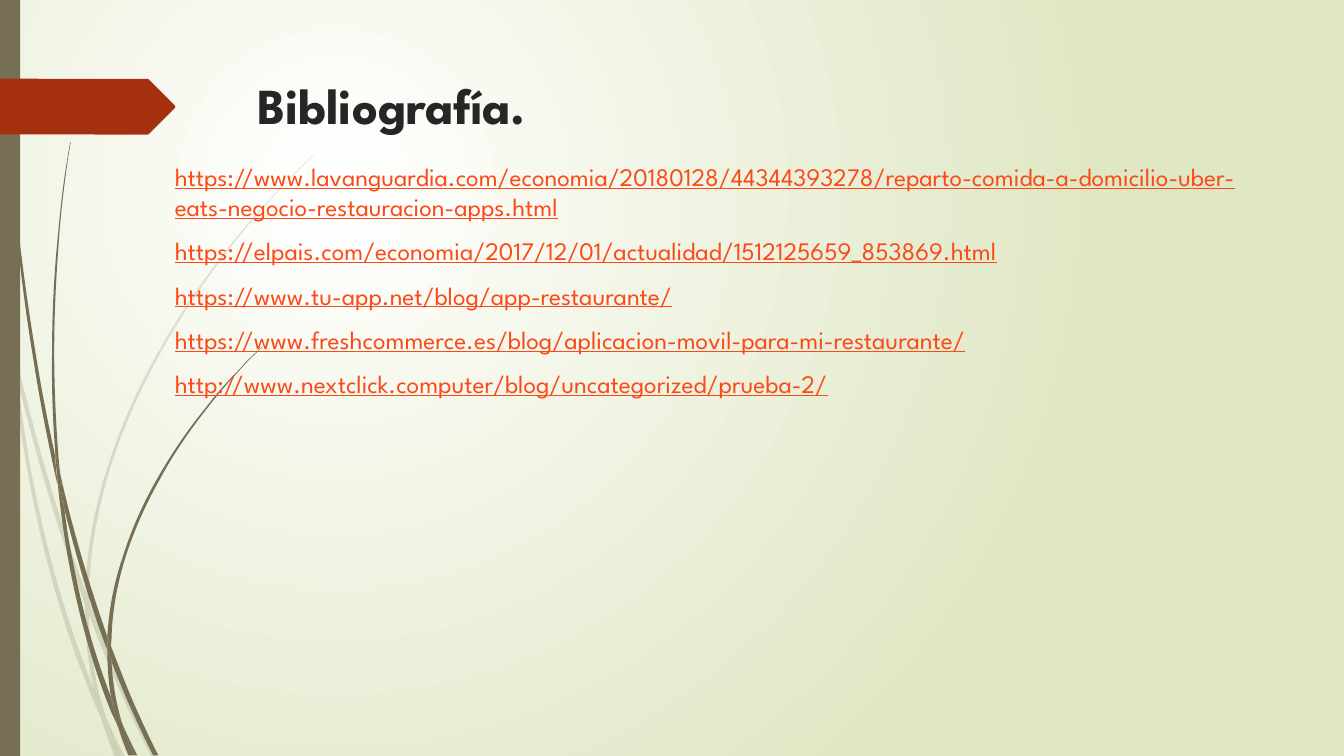
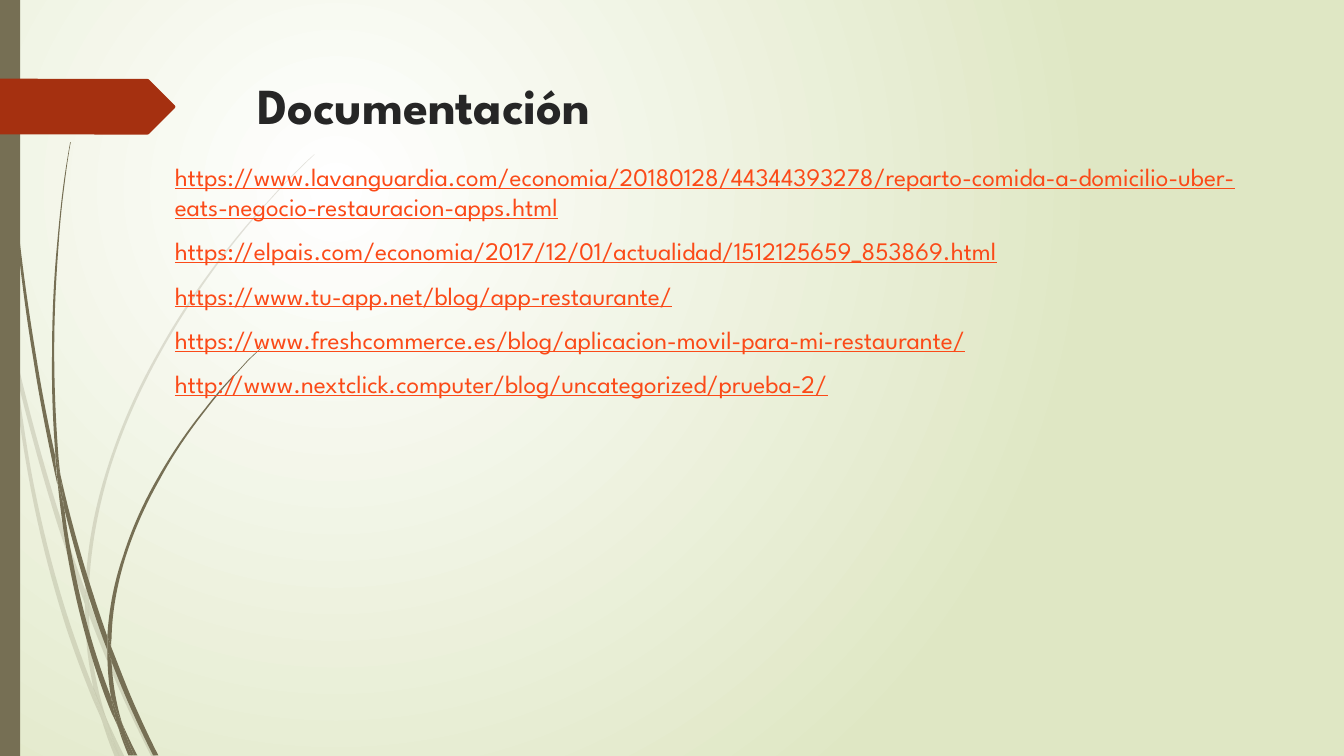
Before and after one commit to ALJ00/App_Restaurante_La_Fragua, a slide deck: slide 23 of Presentacion/PresentacionAppRestLaFragua.pptx. Drawn at 1344x756 pixels with LibreOffice and Linux fonts; fonts in the diff are those of the drawing. Boxes give left, top, right and bottom in pixels: in the first picture for what was removed or moved away, otherwise in the second. Text is boxed around its words. In the diff, an @@ line names an element or a change of style, - is before the commit and + after.

```diff
--- a/Presentacion/PresentacionAppRestLaFragua.pptx
+++ b/Presentacion/PresentacionAppRestLaFragua.pptx
@@ title at <box>257,90,590,125</box>: text changed @@
-Bibliografía.
+Documentación
```
Also in this commit, not shown: 1 other slide changed, 1 slide added, 2 other files.
